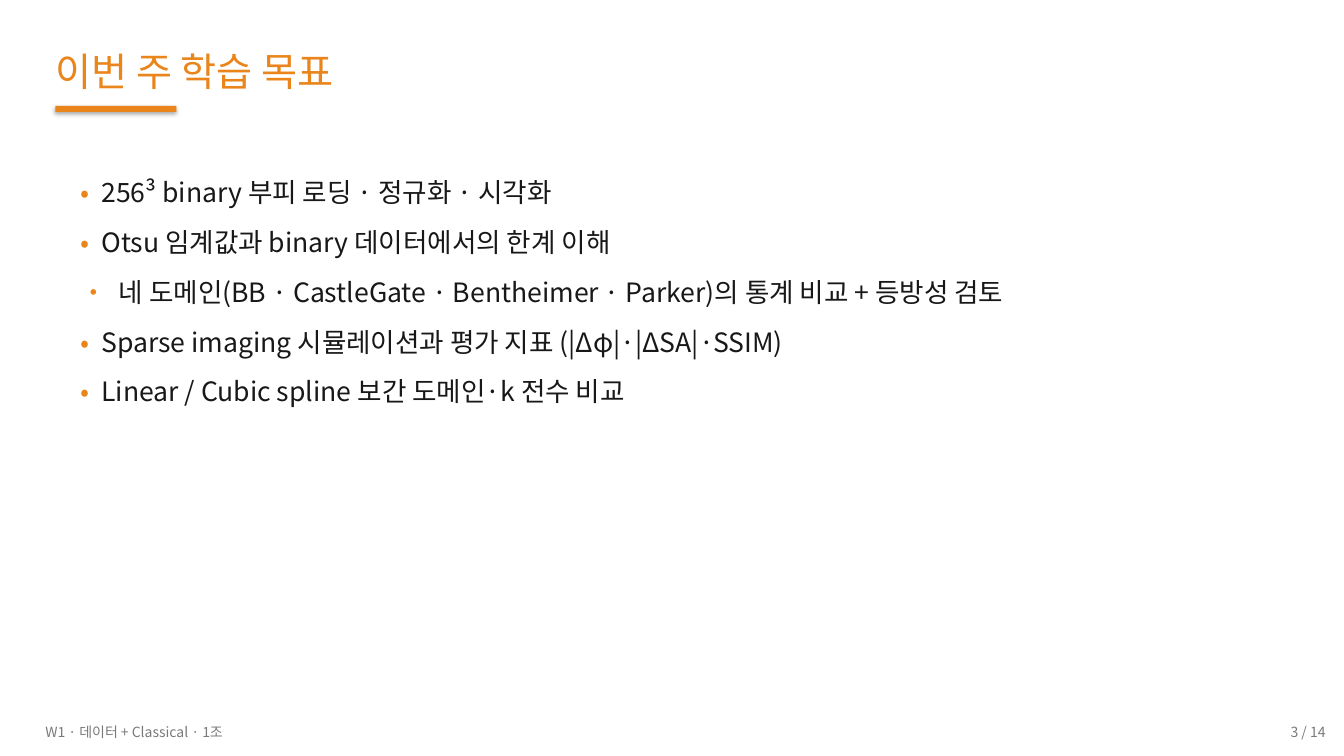
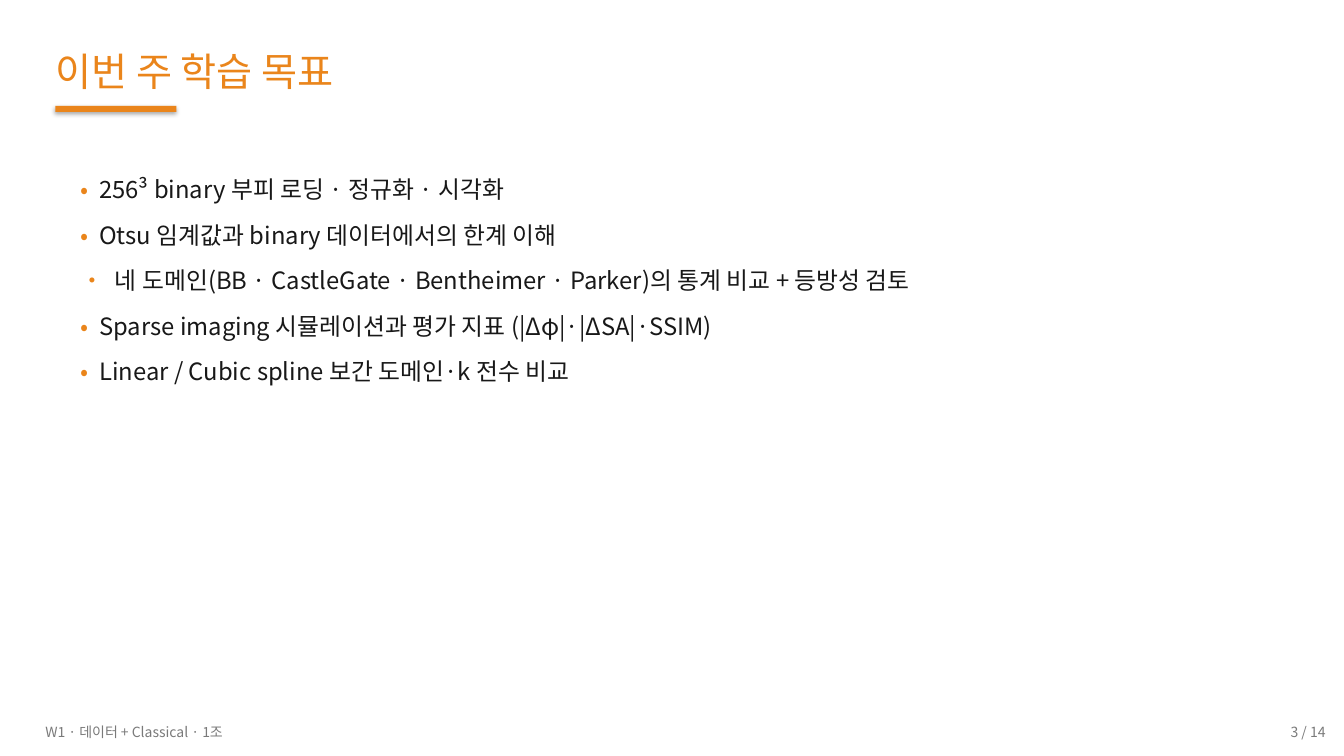
Before and after one commit to 01willy/Digital_rock_DL_Education, a slide deck: slide 3 of group1_advanced/week1/slides/W1_group1.pptx. Drawn at 1344x756 pixels with LibreOffice and Linux fonts; fonts in the diff are those of the drawing. Boxes give left, top, right and bottom in pixels: in the first picture for what was removed or moved away, otherwise in the second. Text is boxed around its words. In the diff, an @@ line names an element or a change of style, - is before the commit and + after.

```diff
--- a/group1_advanced/week1/slides/W1_group1.pptx
+++ b/group1_advanced/week1/slides/W1_group1.pptx
@@ text "• 256³ binary 부피 로딩 ..." at (x1=99, y1=177, x2=910, y2=386): size 19 to 17 pt @@
```
Also in this commit, not shown: 5 other slides changed, 41 other files.
